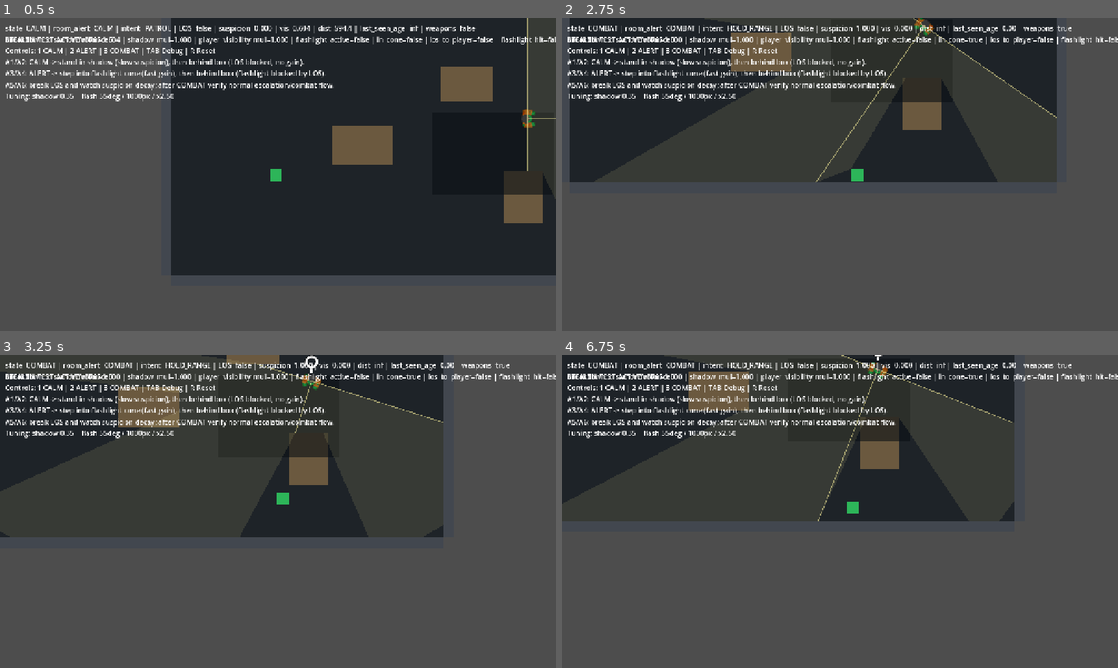
Above: before the commit, frames 1-4 (two rows, left to right).
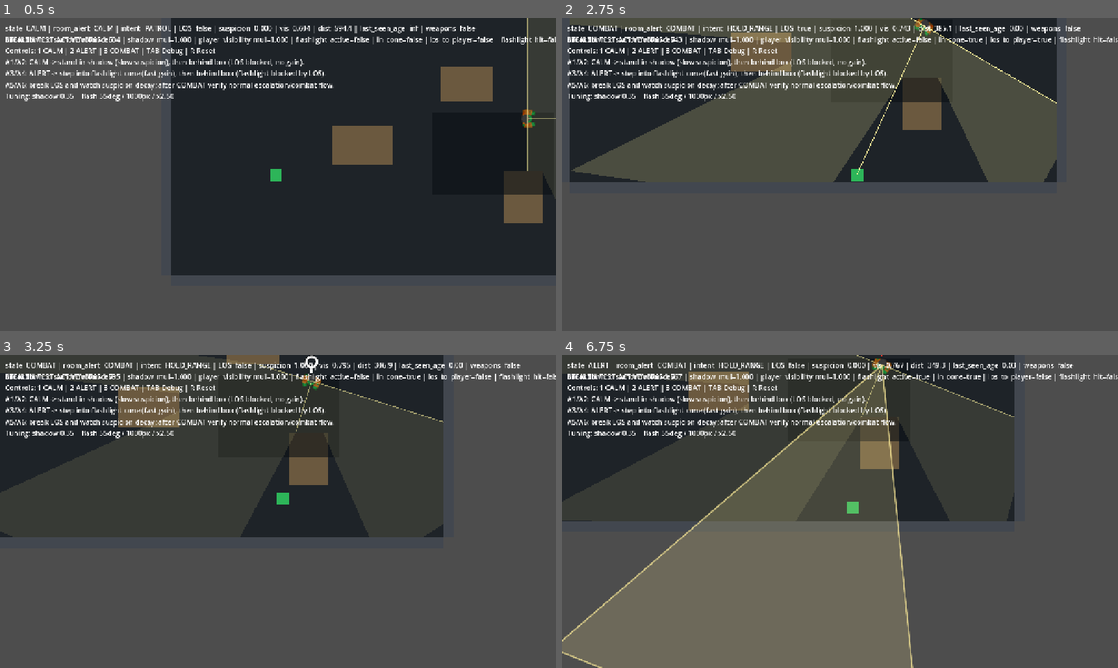
Above: after the commit, the same moments.

Repository: Alex-cat-ui/arena-shooter
Game: Godot game, scene res://src/levels/stealth_test_room.tscn
The game is run twice, just before and just after one commit, with the same random seed, the same clock (stepped at 60 frames per second) and the same inputs. This scene is started directly instead of the project's main scene.
Inputs (mouse positions are in pixels of both pictures, inside the frame that each line leads up to):
- Up to frame 1 (0.5 s): no input
- Up to frame 2 (2.75 s): tap Enter at 0.5 s; move the mouse to (962, 158) at 0.52 s; hold D (move_right) 0.53-1.28 s; tap 3 at 0.6, 1.55, 2.3 s; click (962, 158) at 0.67 s; move the mouse to (728, 190) at 1.27 s; hold S (move_down) 1.28-2.03 s; tap E (door_interact) at 1.35 s; move the mouse to (895, 105) at 2.02 s; hold D (move_right) from 2.03 s (still down); tap Q (door_kick) at 2.1 s
- Up to frame 3 (3.25 s): move the mouse to (250, 574) at 2.77 s; release D (move_right) at 2.78 s; hold W (move_up) from 2.78 s (still down); click (250, 574) at 2.85 s; tap 3 at 3.05 s
- Up to frame 4 (6.75 s): move the mouse to (1006, 558) at 3.52 s; release W (move_up) at 3.53 s; hold A (move_left) 3.53-5.03 s; tap Mouse wheel up (weapon_next) at 3.6 s; tap 3 at 3.8, 4.55, 5.1, 6.05 s; move the mouse to (673, 464) at 4.27 s; tap Mouse wheel down (weapon_prev) at 4.35 s; move the mouse to (867, 511) at 5.02 s; hold S (move_down) 5.03-5.78 s; click (867, 511) at 5.17 s; move the mouse to (756, 433) at 5.77 s; hold D (move_right) 5.78-6.53 s; tap 1 at 5.85 s; move the mouse to (962, 495) at 6.52 s; hold W (move_up) from 6.53 s (still down); tap 2 at 6.6 s

Frame 1 is identical in both runs. In frame 2, 5.7% of the frame differs, in the area x 1-100%, y 0-53%; in frame 3, 0.6%; in frame 4, 36%, in the area x 0-100%, y 0-100%.

Commit message:
Phase A: force awareness via transition API

Diff:
--- a/src/entities/enemy.gd
+++ b/src/entities/enemy.gd
@@ -27,6 +27,8 @@
 const VISION_DEBUG_FILL_COLOR := Color(1.0, 0.96, 0.62, 0.20)
 const VISION_DEBUG_FILL_COLOR_DIM := Color(1.0, 0.96, 0.62, 0.11)
 const VISION_DEBUG_FILL_RAY_COUNT := 24
+const AWARENESS_CALM := "CALM"
+const AWARENESS_ALERT := "ALERT"
 const AWARENESS_COMBAT := "COMBAT"
 const TEST_LOOK_LOS_GRACE_SEC := 0.25
 const TEST_INTENT_POLICY_LOCK_SEC := 0.45
@@ -459,6 +461,46 @@
 		_apply_awareness_transitions(_awareness.register_room_alert_propagation())
 
 
+func debug_force_awareness_state(target_state: String) -> void:
+	if not _awareness:
+		return
+	var normalized_state := String(target_state).strip_edges().to_upper()
+	match normalized_state:
+		AWARENESS_CALM:
+			_awareness.reset()
+			if _awareness.has_method("set_suspicion_profile_enabled"):
+				_awareness.set_suspicion_profile_enabled(_suspicion_test_profile_enabled)
+			_confirmed_visual_prev = false
+			_player_visible_prev = false
+			_last_seen_age = INF
+			_set_awareness_meta_from_system()
+			_apply_alert_level(ENEMY_ALERT_LEVELS_SCRIPT.CALM)
+		AWARENESS_ALERT:
+			_awareness.reset()
+			if _awareness.has_method("set_suspicion_profile_enabled"):
+				_awareness.set_suspicion_profile_enabled(_suspicion_test_profile_enabled)
+			var alert_transitions: Array[Dictionary] = _awareness.register_noise()
+			_apply_awareness_transitions(alert_transitions)
+			_set_awareness_meta_from_system()
+			_apply_alert_level(ENEMY_ALERT_LEVELS_SCRIPT.ALERT)
+		AWARENESS_COMBAT:
+			var suspicion_profile_enabled_before := _suspicion_test_profile_enabled
+			if _awareness.has_method("set_suspicion_profile_enabled"):
+				_awareness.set_suspicion_profile_enabled(false)
+			var combat_transitions: Array[Dictionary] = _awareness.register_reinforcement()
+			_apply_awareness_transitions(combat_transitions)
+			if _awareness.has_method("get_state_name") and String(_awareness.get_state_name()) != AWARENESS_COMBAT:
+				_apply_awareness_transitions(_awareness.process(0.0, true))
+			if _awareness.has_method("set_suspicion_profile_enabled"):
+				_awareness.set_suspicion_profile_enabled(suspicion_profile_enabled_before)
+			_set_awareness_meta_from_system()
+			if _awareness.has_method("get_state_name") and String(_awareness.get_state_name()) == AWARENESS_COMBAT:
+				_raise_room_alert_for_combat_same_tick()
+				_apply_alert_level(maxi(_resolve_room_alert_level(), ENEMY_ALERT_LEVELS_SCRIPT.ALERT))
+		_:
+			push_warning("[Enemy] debug_force_awareness_state: unknown target_state='%s'" % normalized_state)
+
+
 func _connect_event_bus_signals() -> void:
 	if not EventBus:
 		return
@@ -491,6 +533,14 @@
 			set_meta("awareness_state", to_state)
 			if to_state == AWARENESS_COMBAT:
 				_raise_room_alert_for_combat_same_tick()
+
+
+func _set_awareness_meta_from_system() -> void:
+	if not _awareness or not _awareness.has_method("get_state_name"):
+		return
+	var state_name := String(_awareness.get_state_name())
+	set_meta("awareness_state", state_name)
+	_debug_last_state_name = state_name
 
 
 func _apply_alert_level(level: int) -> void:
--- a/src/levels/stealth_test_controller.gd
+++ b/src/levels/stealth_test_controller.gd
@@ -358,44 +358,22 @@
 
 
 func _force_enemy_calm() -> void:
+	_force_enemy_state("CALM")
+
+
+func _force_enemy_alert() -> void:
+	_force_enemy_state("ALERT")
+
+
+func _force_enemy_combat() -> void:
+	_force_enemy_state("COMBAT")
+
+
+func _force_enemy_state(target_state: String) -> void:
 	if not _enemy or not is_instance_valid(_enemy):
 		return
-	var awareness = _enemy.get("_awareness")
-	if awareness and awareness.has_method("reset"):
-		awareness.reset()
-		if awareness.has_method("get_state_name"):
-			_enemy.set_meta("awareness_state", awareness.get_state_name())
-	if _enemy.has_method("_apply_alert_level"):
-		_enemy.call("_apply_alert_level", ENEMY_ALERT_LEVELS_SCRIPT.CALM)
-
-
-func _force_enemy_alert() -> void:
-	_force_enemy_awareness_transition("register_noise", ENEMY_ALERT_LEVELS_SCRIPT.ALERT)
-
-
-func _force_enemy_combat() -> void:
-	if _enemy and is_instance_valid(_enemy) and _enemy.has_method("disable_suspicion_test_profile"):
-		_enemy.disable_suspicion_test_profile()
-	_force_enemy_awareness_transition("register_reinforcement", ENEMY_ALERT_LEVELS_SCRIPT.COMBAT)
-	if _enemy and is_instance_valid(_enemy) and _enemy.has_method("enable_suspicion_test_profile"):
-		_enemy.enable_suspicion_test_profile(_suspicion_profile)
-	if _enemy and is_instance_valid(_enemy):
-		_enemy.weapons_enabled = true
-
-
-func _force_enemy_awareness_transition(method_name: String, fallback_level: int) -> void:
-	if not _enemy or not is_instance_valid(_enemy):
-		return
-	var awareness = _enemy.get("_awareness")
-	if awareness == null or not awareness.has_method(method_name):
-		if _enemy.has_method("_apply_alert_level"):
-			_enemy.call("_apply_alert_level", fallback_level)
-		return
-	var transitions: Array[Dictionary] = awareness.call(method_name)
-	if _enemy.has_method("_apply_awareness_transitions"):
-		_enemy.call("_apply_awareness_transitions", transitions)
-	if _enemy.has_method("_apply_alert_level"):
-		_enemy.call("_apply_alert_level", fallback_level)
+	if _enemy.has_method("debug_force_awareness_state"):
+		_enemy.debug_force_awareness_state(target_state)
 
 
 func _set_overlay_visible(visible: bool) -> void:
--- /dev/null
+++ b/tests/test_force_state_path.gd
@@ -0,0 +1,85 @@
+extends Node
+
+const TestHelpers = preload("res://tests/test_helpers.gd")
+const STEALTH_ROOM_SCENE := preload("res://src/levels/stealth_test_room.tscn")
+const ENEMY_ALERT_LEVELS_SCRIPT := preload("res://src/systems/enemy_alert_levels.gd")
+
+var embedded_mode: bool = false
+var _t := TestHelpers.new()
+
+
+func _ready() -> void:
+	if embedded_mode:
+		return
+	var result := await run_suite()
+	get_tree().quit(0 if bool(result.get("ok", false)) else 1)
+
+
+func run_suite() -> Dictionary:
+	print("")
+	print("============================================================")
+	print("FORCE STATE PATH TEST")
+	print("============================================================")
+
+	await _test_hotkey_force_combat_uses_transition_path()
+
+	_t.summary("FORCE STATE PATH RESULTS")
+	return {
+		"ok": _t.quit_code() == 0,
+		"run": _t.tests_run,
+		"passed": _t.tests_passed,
+	}
+
+
+func _test_hotkey_force_combat_uses_transition_path() -> void:
+	var room := STEALTH_ROOM_SCENE.instantiate()
+	add_child(room)
+	await get_tree().process_frame
+	await get_tree().physics_frame
+
+	var controller := room.get_node_or_null("StealthTestController")
+	var enemy := _first_member_in_group_under("enemies", room) as Enemy
+	var alert_system = controller.get("_enemy_alert_system") if controller else null
+
+	_t.run_test("force path: controller exists", controller != null)
+	_t.run_test("force path: enemy exists", enemy != null)
+	_t.run_test("force path: alert system exists", alert_system != null)
+	if controller == null or enemy == null or alert_system == null:
+		room.queue_free()
+		await get_tree().process_frame
+		return
+
+	var hotkey := InputEventKey.new()
+	hotkey.pressed = true
+	hotkey.echo = false
+	hotkey.physical_keycode = KEY_3
+	controller.call("_unhandled_input", hotkey)
+
+	var room_id := int(enemy.get_meta("room_id", -1))
+	if room_id < 0 and enemy.has_method("_resolve_room_id_for_events"):
+		room_id = int(enemy.call("_resolve_room_id_for_events"))
+	var room_alert_level := ENEMY_ALERT_LEVELS_SCRIPT.CALM
+	if alert_system.has_method("get_room_alert_level") and room_id >= 0:
+		room_alert_level = int(alert_system.get_room_alert_level(room_id))
+
+	_t.run_test(
+		"force path: hotkey switched enemy awareness to COMBAT",
+		String(enemy.get_meta("awareness_state", "CALM")) == "COMBAT"
+	)
+	_t.run_test(
+		"force path: room alert >= ALERT same tick",
+		room_alert_level >= ENEMY_ALERT_LEVELS_SCRIPT.ALERT
+	)
+
+	room.queue_free()
+	await get_tree().process_frame
+
+
+func _first_member_in_group_under(group_name: String, ancestor: Node) -> Node:
+	for member_variant in get_tree().get_nodes_in_group(group_name):
+		var member := member_variant as Node
+		if member == null:
+			continue
+		if member == ancestor or ancestor.is_ancestor_of(member):
+			return member
+	return null
--- /dev/null
+++ b/tests/test_force_state_path.tscn
@@ -0,0 +1,6 @@
+[gd_scene load_steps=2 format=3]
+
+[ext_resource type="Script" path="res://tests/test_force_state_path.gd" id="1"]
+
+[node name="TestForceStatePath" type="Node"]
+script = ExtResource("1")
